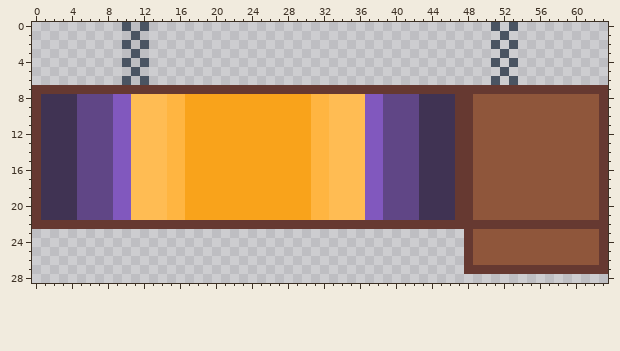
Pixel-art file: Assets/Art/UI/day_hud.aseprite. Above: the version before the commit.
64x64 pixels, 1 frame. Shown: x 0..63, y 0..28.
Once edited:
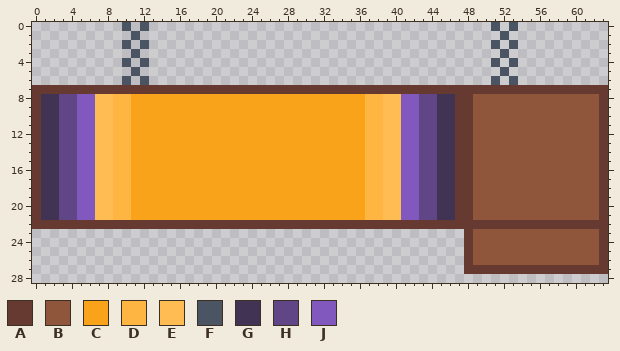
Palette (. is transparent): A #663931  B #8f563b  C #f9a31b  D #ffb541  E #ffbc53  F #4a5462  G #403353  H #604686  J #8158be
From old to new:
y 8..21: x 3..16 GGHHHHJJEEEEDD -> HHJJEEDDCCCCCC; x 31..44 DDEEEEJJHHHHGG -> CCCCCCDDEEJJHH
